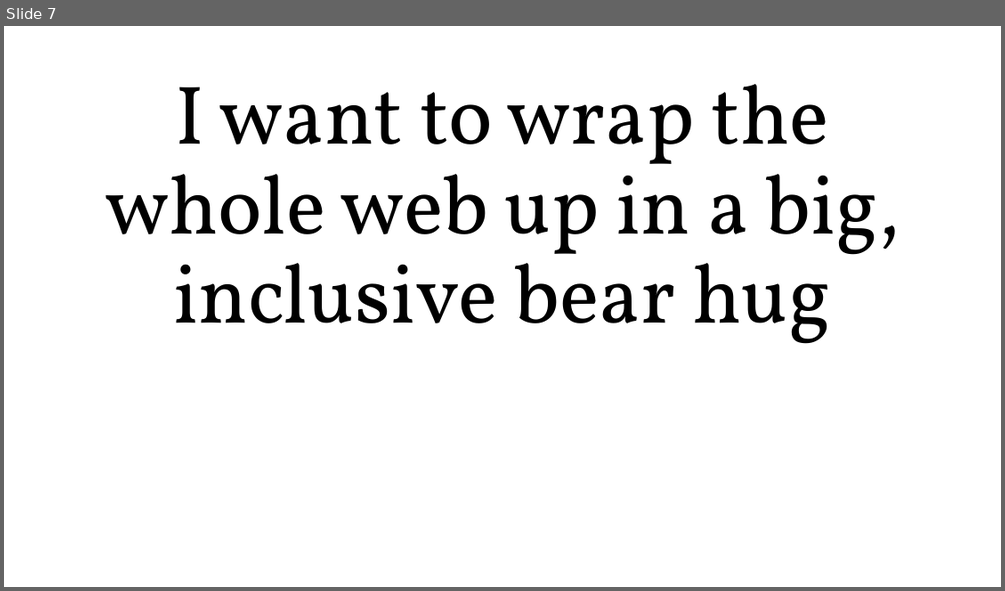
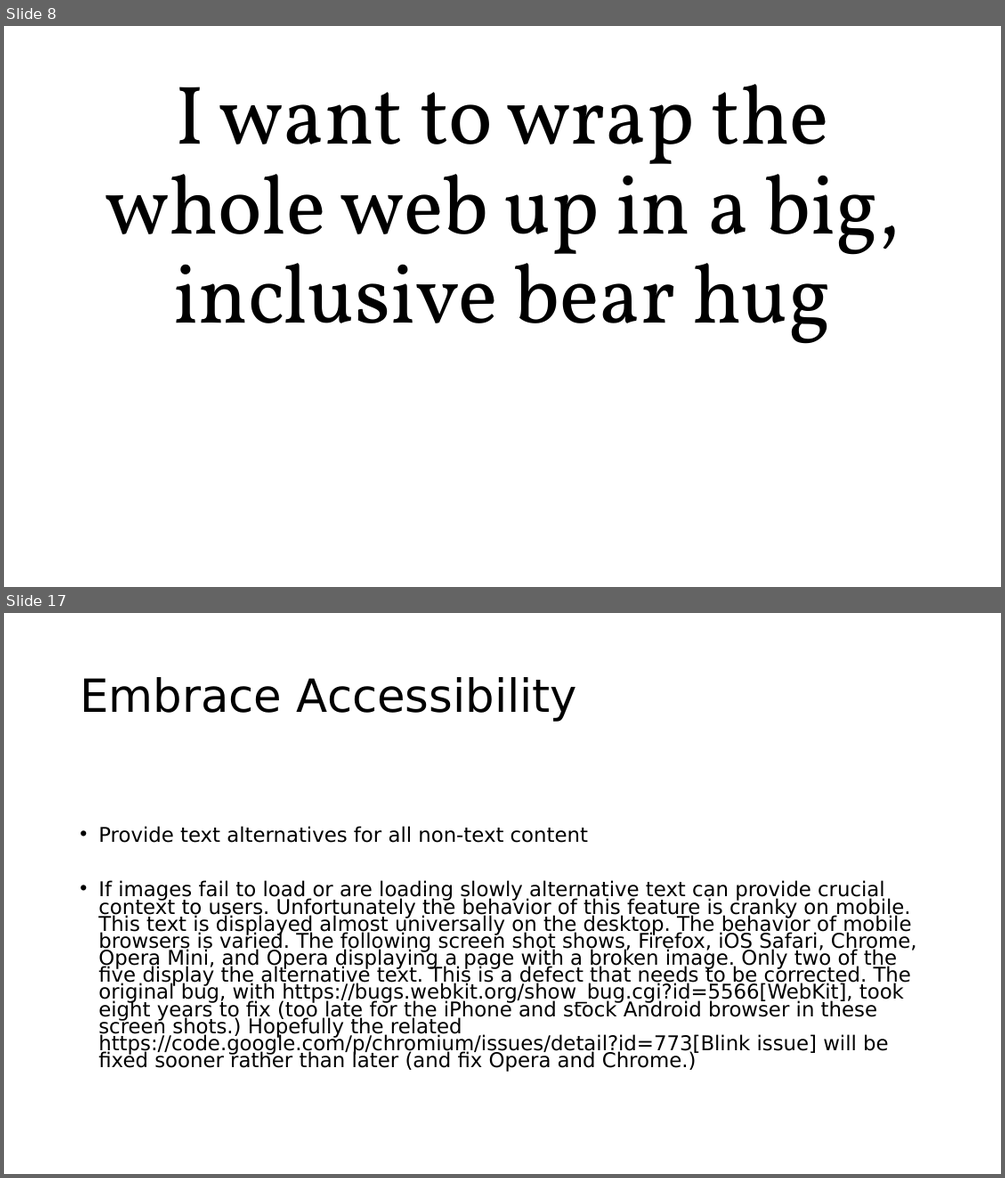
Before and after one commit to roblarsen/rob-larsen-presentations, a slide deck: wild-world-web.pptx. Shown one above the other, each under a label of ours: slide 7 before the commit, slides 8 and 17 after it; the slides between them are not shown. The pictures are 1005x591 and 1005x1178 pixels, drawn with LibreOffice and Linux fonts; fonts in the diff are those of the drawing; background and template pictures are left out. Boxes give left, top, right and bottom in pixels: in the first picture for what was removed or moved away, otherwise in the second. Text is boxed around its words. In the diff, an @@ line names an element or a change of style, - is before the commit and + after.

```diff
--- a/wild-world-web.pptx
+++ b/wild-world-web.pptx
@@ slide 17 added at (4,613,1001,1174), background picture (left out) @@
@@ title added at (80,677,577,721), 44 pt, text #000000 @@
+Embrace Accessibility
@@ text added at (98,826,917,1071), 19.6 pt, text #000000 @@
+• Provide text alternatives for all non-text content
+• If images fail to load or are loading slowly alternative text can provide crucial context to users. Unfortunately the behavior of this feature is cranky on mobile. This text is displayed almost universally on the desktop. The behavior of mobile browsers is varied. The following screen shot shows, Firefox, iOS Safari, Chrome, Opera Mini, and Opera displaying a page with a broken image. Only two of the five display the alternative text. This is a defect that needs to be corrected. The original bug, with https://bugs.webkit.org/show_bug.cgi?id=5566[WebKit], took eight years to fix (too late for the iPhone and stock Android browser in these screen shots.) Hopefully the related https://code.google.com/p/chromium/issues/detail?id=773[Blink issue] will be fixed sooner rather than later (and fix Opera and Chrome.)
@@ what was slide 7 is now slide 8 @@
```
Also in this commit, not shown: 21 other slides added.
